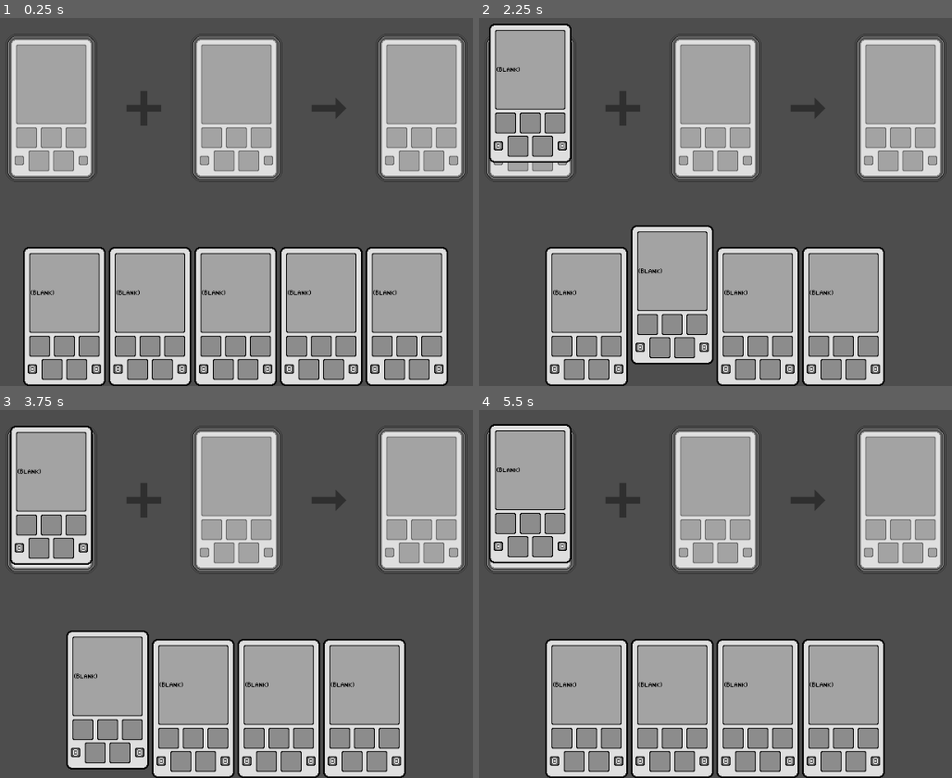
Above: before the commit, frames 1-4 (two rows, left to right).
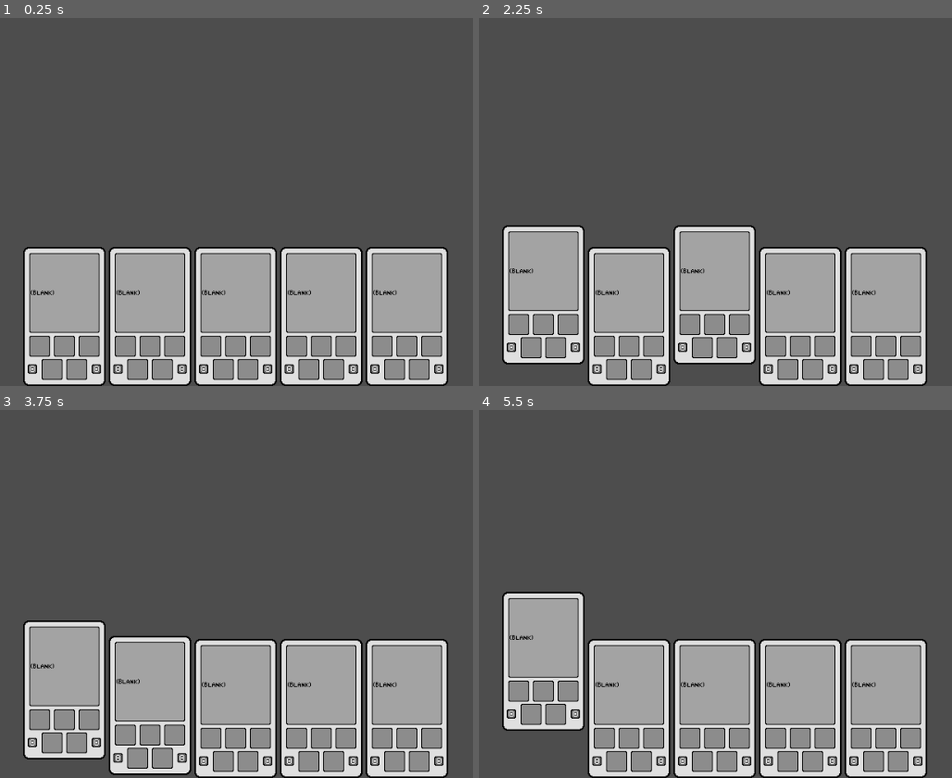
Above: after the commit, the same moments.

Repository: CattacoCattaco/strategy-deckbuilder-roguelike
Game: Godot game, scene res://deck_manipulation_screen/deck_manipulation_screen.tscn
Two runs of this game, one before a commit and one after it. Both use one fixed random seed, a clock stepped at 60 frames per second and the inputs below. This scene is started directly instead of the project's main scene.
Inputs (mouse positions are in pixels of both pictures, inside the frame that each line leads up to):
- Up to frame 1 (0.25 s): no input
- Up to frame 2 (2.25 s): tap Enter (do_event) at 0.5 s; drag from (545, 316) to (791, 84) at 0.52 s; drag from (531, 106) to (677, 260) at 1.27 s; move the mouse to (545, 316) at 2.02 s; hold D (right) from 2.03 s (still down); hold Z (zoom) from 2.03 s (still down); click (545, 316) at 2.17 s
- Up to frame 3 (3.75 s): tap Enter (do_event) at 2.3 s; release D (right) at 2.75 s; release Z (zoom) at 2.75 s; drag from (52, 498) to (14, 505) at 2.77 s; drag from (66, 708) to (274, 568) at 3.52 s
- Up to frame 4 (5.5 s): drag from (531, 498) to (601, 465) at 4.27 s; tap Space at 5 s; move the mouse to (545, 708) at 5.02 s; hold S (down) from 5.03 s (still down); hold Enter (do_event) from 5.03 s (still down); click (545, 708) at 5.17 s

The runs differ from the first frame. In frame 1, 21% of the frame differs, in the area x 1-99%, y 4-45%; in frame 2, 44%, in the area x 1-99%, y 1-100%; in frame 3, 43%; in frame 4, 43%.
Error in both runs: Invalid access to property or key 'player_deck' on a base object of type 'Nil'. (res://card/deck/deck.gd:17)

Commit message:
Add Add Symbol
There is now an Add Symbol deck manipulation type that lets you add a random symbol to one of your cards.

Diff:
--- a/card/card.gd
+++ b/card/card.gd
@@ -36,7 +36,7 @@
 				elif hand.deck_manipulation_screen:
 					var parent: Control = get_parent_control()
 					if parent is Hand:
-						hand.deck_manipulation_screen.slot_set.add_card(self)
+						hand.deck_manipulation_screen.current_slot_set.add_card(self)
 					elif parent is CardSlot:
 						if parent.input:
 							parent.remove_card()
--- a/deck_manipulation_screen/deck_manipulation_screen.gd
+++ b/deck_manipulation_screen/deck_manipulation_screen.gd
@@ -1,9 +1,22 @@
 class_name DeckManipulationScreen
 extends Control
 
-@export var slot_set: SlotSet
+@export var slot_sets: Array[SlotSet]
 
 var world_map: WorldMap
+var current_slot_set: SlotSet
+
+
+func _ready() -> void:
+	for slot_set in slot_sets:
+		if slot_set != current_slot_set:
+			slot_set.hide()
+		else:
+			slot_set.show()
+
+
+func set_slot_set(type: SlotSet.Type) -> void:
+	current_slot_set = slot_sets[type]
 
 
 func return_to_map() -> void:
--- a/deck_manipulation_screen/deck_manipulation_screen.tscn
+++ b/deck_manipulation_screen/deck_manipulation_screen.tscn
@@ -9,7 +9,7 @@
 [ext_resource type="Texture2D" uid="uid://cxl0d084p7fa3" path="res://deck_manipulation_screen/slot_set/plus.png" id="3_g0t5s"]
 [ext_resource type="Texture2D" uid="uid://bmwc7v524qmfj" path="res://deck_manipulation_screen/slot_set/arrow.png" id="4_ya4dx"]
 
-[node name="DeckManipulationScreen" type="Control" node_paths=PackedStringArray("slot_set")]
+[node name="DeckManipulationScreen" type="Control" node_paths=PackedStringArray("slot_sets")]
 layout_mode = 3
 anchors_preset = 15
 anchor_right = 1.0
@@ -17,7 +17,7 @@
 grow_horizontal = 2
 grow_vertical = 2
 script = ExtResource("1_h76y5")
-slot_set = NodePath("SlotRegion/MergeSlotSet")
+slot_sets = [NodePath("SlotRegion/MergeSlotSet"), NodePath("SlotRegion/AddSymbolSlotSet")]
 
 [node name="SlotRegion" type="Control" parent="."]
 layout_mode = 1
@@ -29,6 +29,7 @@
 grow_vertical = 2
 
 [node name="MergeSlotSet" type="Control" parent="SlotRegion" node_paths=PackedStringArray("hand", "deck_manipulation_screen", "input_slots", "output_slot")]
+visible = false
 layout_mode = 1
 anchors_preset = 15
 anchor_right = 1.0
@@ -111,6 +112,68 @@
 anchor_left = 0.75
 anchor_top = 0.5
 anchor_right = 0.75
+anchor_bottom = 0.5
+offset_left = -59.5
+offset_top = -96.0
+offset_right = 59.5
+offset_bottom = 96.0
+grow_horizontal = 2
+grow_vertical = 2
+input = false
+
+[node name="AddSymbolSlotSet" type="Control" parent="SlotRegion" node_paths=PackedStringArray("hand", "deck_manipulation_screen", "input_slots", "output_slot")]
+layout_mode = 1
+anchors_preset = 15
+anchor_right = 1.0
+anchor_bottom = 1.0
+grow_horizontal = 2
+grow_vertical = 2
+script = ExtResource("2_g0t5s")
+hand = NodePath("../../Hand")
+deck_manipulation_screen = NodePath("../..")
+input_slots = [NodePath("InputSlot1")]
+output_slot = NodePath("OutputSlot")
+type = 1
+
+[node name="InputSlot1" parent="SlotRegion/AddSymbolSlotSet" instance=ExtResource("2_4o6wb")]
+layout_mode = 1
+anchors_preset = -1
+anchor_left = 0.375
+anchor_top = 0.5
+anchor_right = 0.375
+anchor_bottom = 0.5
+offset_left = -59.5
+offset_top = -96.0
+offset_right = 59.5
+offset_bottom = 96.0
+grow_horizontal = 2
+grow_vertical = 2
+
+[node name="SymbolArrow" type="Control" parent="SlotRegion/AddSymbolSlotSet"]
+custom_minimum_size = Vector2(45, 45)
+layout_mode = 1
+anchors_preset = 8
+anchor_left = 0.5
+anchor_top = 0.5
+anchor_right = 0.5
+anchor_bottom = 0.5
+offset_left = -22.5
+offset_top = -22.5
+offset_right = 22.5
+offset_bottom = 22.5
+grow_horizontal = 2
+grow_vertical = 2
+
+[node name="Arrow" type="Sprite2D" parent="SlotRegion/AddSymbolSlotSet/SymbolArrow"]
+texture = ExtResource("4_ya4dx")
+centered = false
+
+[node name="OutputSlot" parent="SlotRegion/AddSymbolSlotSet" instance=ExtResource("2_4o6wb")]
+layout_mode = 1
+anchors_preset = -1
+anchor_left = 0.625
+anchor_top = 0.5
+anchor_right = 0.625
 anchor_bottom = 0.5
 offset_left = -59.5
 offset_top = -96.0
--- a/deck_manipulation_screen/slot_set/card_slot/card_slot.gd
+++ b/deck_manipulation_screen/slot_set/card_slot/card_slot.gd
@@ -37,6 +37,9 @@
 
 	card = null
 
+	if slot_set.output_slot.card:
+		slot_set.output_slot.delete_card()
+
 
 func create_card(data: CardData) -> void:
 	card = card_scene.instantiate()
--- a/deck_manipulation_screen/slot_set/slot_set.gd
+++ b/deck_manipulation_screen/slot_set/slot_set.gd
@@ -1,11 +1,20 @@
 class_name SlotSet
 extends Control
+
+enum Type {
+	MERGE,
+	ADD_SYMBOL,
+}
 
 @export var hand: Hand
 @export var deck_manipulation_screen: DeckManipulationScreen
 
 @export var input_slots: Array[CardSlot]
 @export var output_slot: CardSlot
+
+@export var type: Type
+
+var modifier: Modifier
 
 
 func _ready() -> void:
@@ -17,6 +26,14 @@
 	output_slot.deck_manipulation_screen = deck_manipulation_screen
 	output_slot.hand = hand
 	output_slot.slot_set = self
+
+	if type == Type.ADD_SYMBOL:
+		modifier = [
+			Modifier.Attack.new(),
+			Modifier.Heal.new(),
+			Modifier.Move.new(),
+			Modifier.Poison.new(),
+		].pick_random()
 
 
 func add_card(card: Card) -> void:
@@ -36,6 +53,16 @@
 
 
 func calculate_output() -> CardData:
+	match type:
+		Type.MERGE:
+			return calculate_output_merge()
+		Type.ADD_SYMBOL:
+			return calculate_output_add_symbol()
+
+	return CardData.new([], 0, 0)
+
+
+func calculate_output_merge() -> CardData:
 	var result := CardData.new([], 0, 0)
 
 	var input_data: Array[CardData] = [
@@ -60,3 +87,14 @@
 		result.modifiers.append(modifier)
 
 	return result
+
+
+func calculate_output_add_symbol() -> CardData:
+	var input_data: CardData = input_slots[0].card.card_data
+
+	var result := CardData.new(input_data.modifiers.duplicate(), input_data.effect_range,
+			input_data.effect_size)
+
+	result.modifiers.append(modifier)
+
+	return result
--- a/world_map/world_map.gd
+++ b/world_map/world_map.gd
@@ -199,6 +199,7 @@
 				var deck_manipulation_screen: DeckManipulationScreen
 				deck_manipulation_screen = deck_manipulation_scene.instantiate()
 
+				deck_manipulation_screen.set_slot_set(SlotSet.Type.ADD_SYMBOL)
 				deck_manipulation_screen.world_map = self
 
 				get_tree().root.add_child(deck_manipulation_screen)
Not shown, added: builds/web/stable/build.zip
